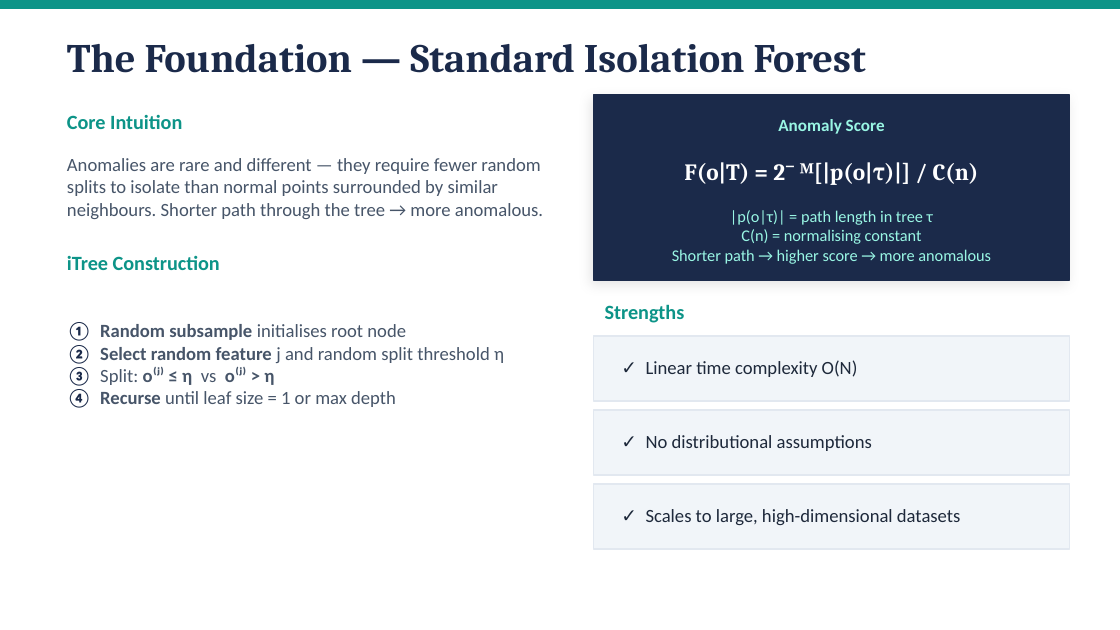
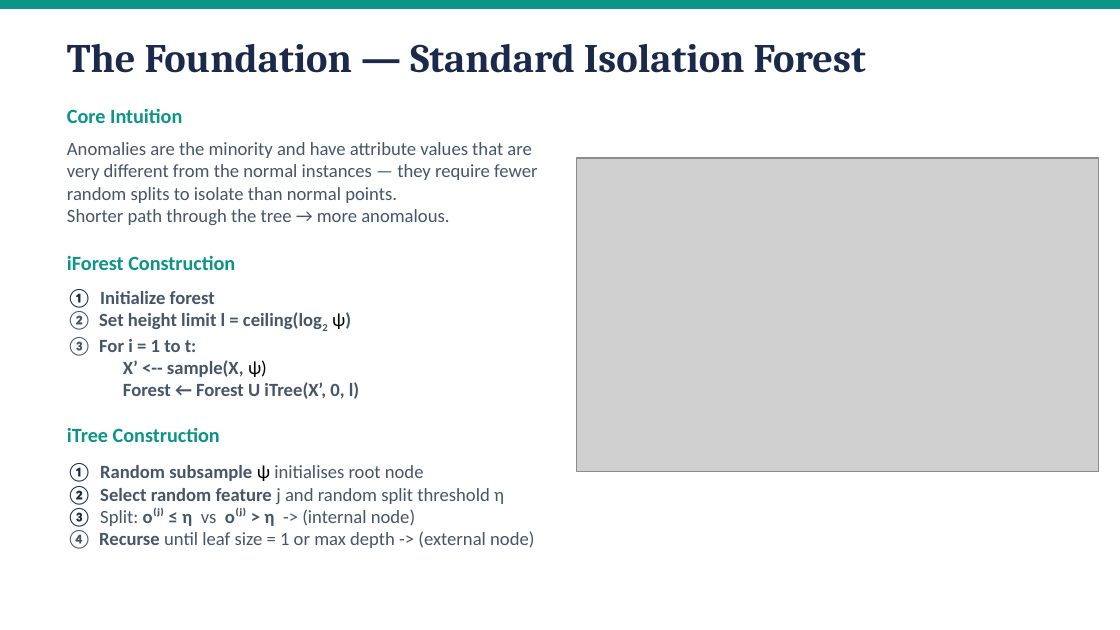
Before and after one commit to amanj4/aman-training-modules, a slide deck: slide 3 of Summary/training_review.pptx. Drawn at 1120x630 pixels with LibreOffice and Linux fonts; fonts in the diff are those of the drawing; grey boxes stand for pictures. Boxes give left, top, right and bottom in pixels: in the first picture for what was removed or moved away, otherwise in the second. Text is boxed around its words. In the diff, an @@ line names an element or a change of style, - is before the commit and + after.

Commit message:
Update slides

```diff
--- a/Summary/training_review.pptx
+++ b/Summary/training_review.pptx
@@ text "Core Intuition": place and size @@
-text "Core Intuition" at <box>67,115,182,129</box>
+text "Core Intuition" at <box>67,109,182,123</box>
@@ rectangle removed at <box>594,95,1070,280</box> @@
@@ text removed at <box>778,119,885,134</box> @@
-Anomaly Score
@@ text at <box>67,142,537,225</box>: text changed @@
-Anomalies are rare and different — they require fewer random splits to isolate than normal points surrounded by similar neighbours. Shorter path through the tree → more anomalous.
+Anomalies are the minority and have attribute values that are very different from the normal instances — they require fewer random splits to isolate than normal points.
+Shorter path through the tree → more anomalous.
@@ picture added at <box>577,158,1100,472</box> @@
@@ text removed at <box>684,162,979,185</box> @@
-F(o|T) = 2⁻ ᴹ[|p(o|τ)|] / C(n)
@@ text removed at <box>672,210,991,264</box> @@
-|p(o|τ)| = path length in tree τ
-C(n) = normalising constant
-Shorter path → higher score → more anomalous
@@ text added at <box>67,256,235,270</box>, 13 pt, text #0D9488, bold @@
+iForest Construction
@@ text added at <box>67,289,359,399</box>, 12 pt, text #475569, bold @@
+① Initialize forest
+2. Set height limit l = ceiling(log2 ψ)
+3. For i = 1 to t:
+  X’ <-- sample(X, ψ)
+  Forest ← Forest U iTree(X’, 0, l)
@@ text removed at <box>605,304,685,323</box> @@
-Strengths
@@ rectangle removed at <box>594,336,1070,401</box> @@
@@ text removed at <box>646,360,858,377</box> @@
-✓ Linear time complexity O(N)
@@ text "iTree Construction": place and size @@
-text "iTree Construction" at <box>67,255,220,270</box>
+text "iTree Construction" at <box>67,427,220,442</box>
@@ rectangle removed at <box>594,410,1070,475</box> @@
@@ text "① Random subsample ψ initialises ...": place and size @@
-text "① Random subsample ψ initialises ..." at <box>67,322,504,408</box>
+text "① Random subsample ψ initialises ..." at <box>67,463,534,548</box>
@@ text removed at <box>646,435,872,451</box> @@
-✓ No distributional assumptions
@@ text at <box>67,463,424,482</box>: text changed @@
-① Random subsample initialises root node
+① Random subsample ψ initialises root node
@@ text at <box>67,508,534,548</box>: text changed @@
-③ Split: o⁽ʲ⁾ ≤ η vs o⁽ʲ⁾ > η
-④ Recurse until leaf size = 1 or max depth
+③ Split: o⁽ʲ⁾ ≤ η vs o⁽ʲ⁾ > η -> (internal node)
+4. Recurse until leaf size = 1 or max depth -> (external node)
@@ rectangle removed at <box>594,484,1070,549</box> @@
@@ text removed at <box>646,509,961,525</box> @@
-✓ Scales to large, high-dimensional datasets
```
Also in this commit, not shown: 15 other slides changed, 6 slides added, 3 slides removed, 1 other file.
